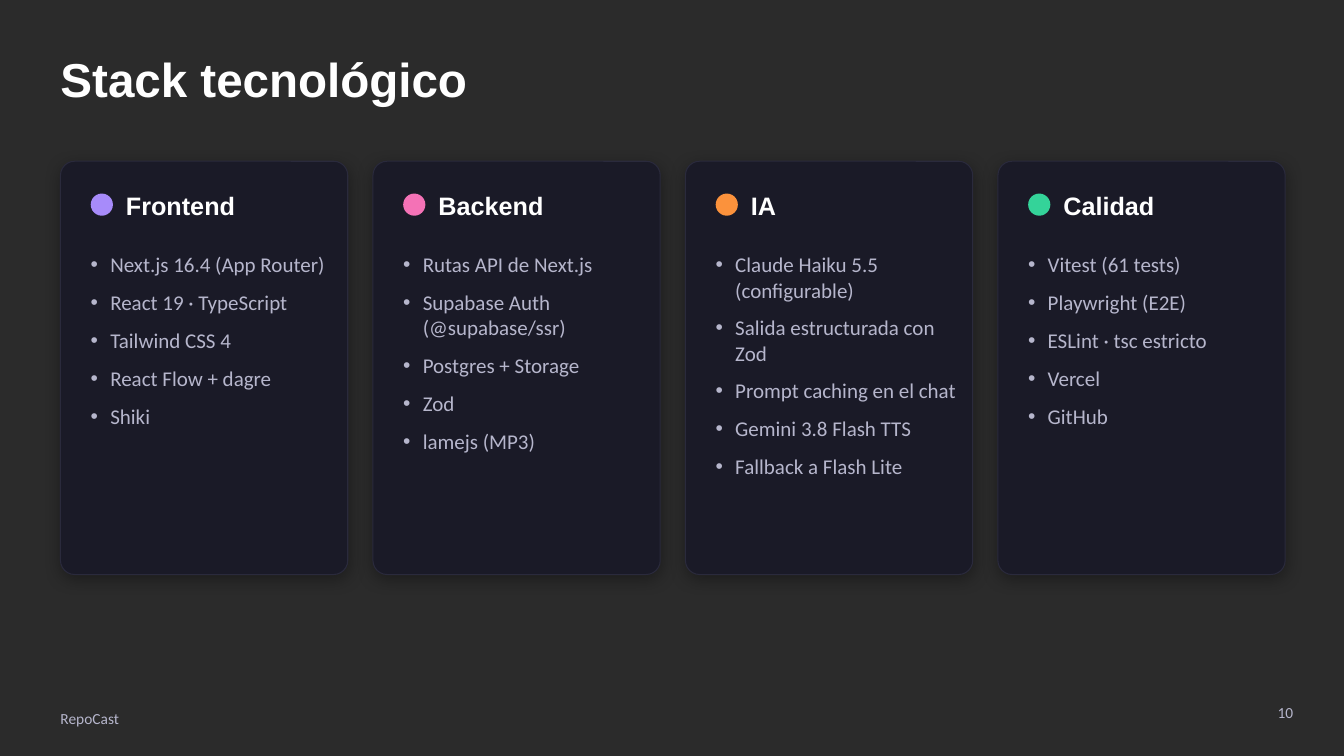
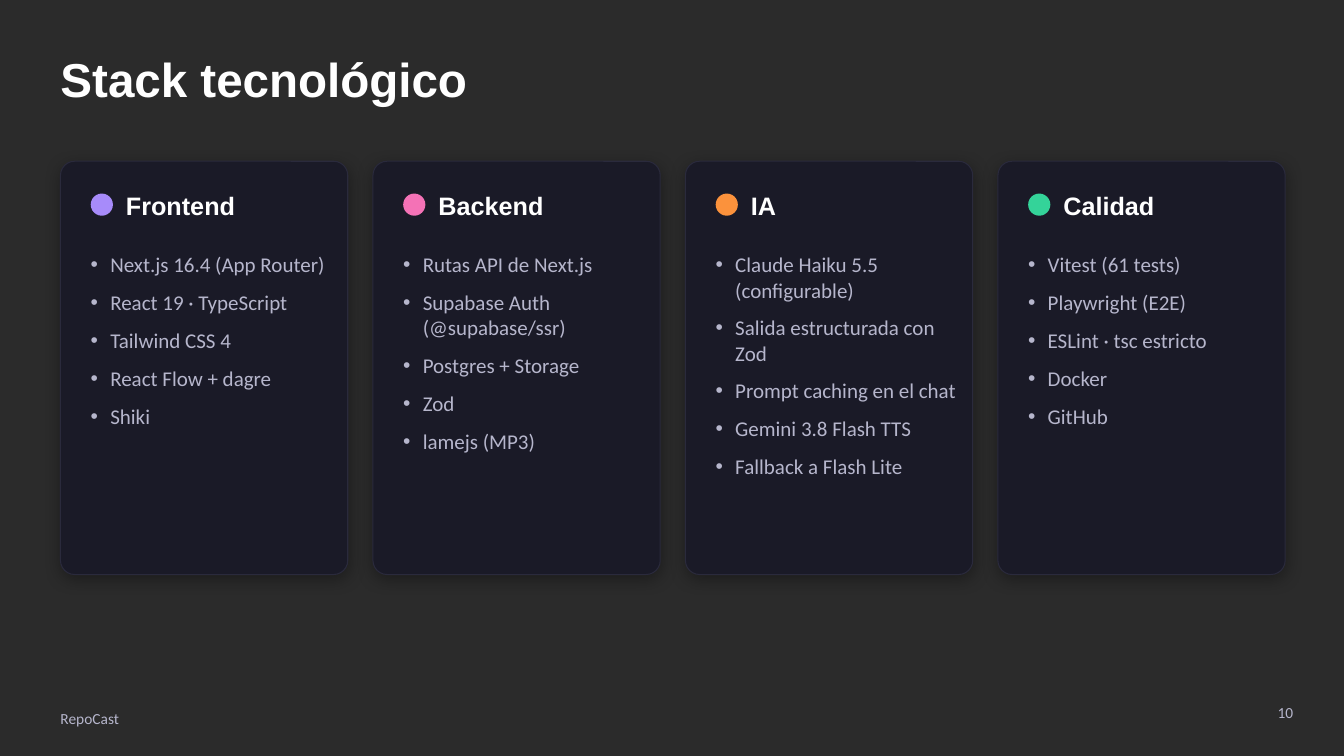
Before and after one commit to Dv3git/RepoCast, a slide deck: slide 10 of docs/RepoCast-presentacion.pptx. Drawn at 1344x756 pixels with LibreOffice and Linux fonts; fonts in the diff are those of the drawing; background and template pictures are left out; a plain dark background stands for a picture behind light text. Boxes give left, top, right and bottom in pixels: in the first picture for what was removed or moved away, otherwise in the second. Text is boxed around its words. In the diff, an @@ line names an element or a change of style, - is before the commit and + after.

Commit message:
Despliegue en servidor propio con Docker y HTTPS
- Dockerfile (build en varias etapas, el .env entra como secreto y nunca queda
  en la imagen), docker-compose.yml (puerto 5001) y scripts/deploy.sh.
- HTTPS con Caddy y Let's Encrypt en https://repocast.82-223-202-30.sslip.io;
  la dirección sin HTTPS redirige a la oficial (proxy.ts).
- Copiar al portapapeles también funciona sin contexto seguro (lib/clipboard.ts).
- README, guion del vídeo y presentación: URL de producción y despliegue con
  Docker en lugar de Vercel.

```diff
--- a/docs/RepoCast-presentacion.pptx
+++ b/docs/RepoCast-presentacion.pptx
@@ text at box(1048, 371, 1107, 386): text changed @@
-• Vercel
+• Docker
```
Also in this commit, not shown: 3 other slides changed, 11 other files.
